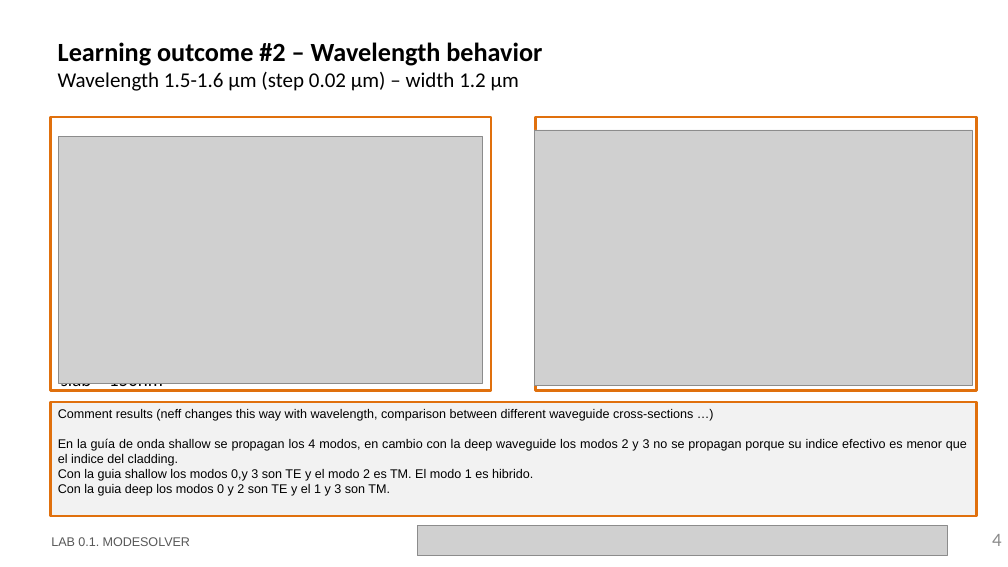
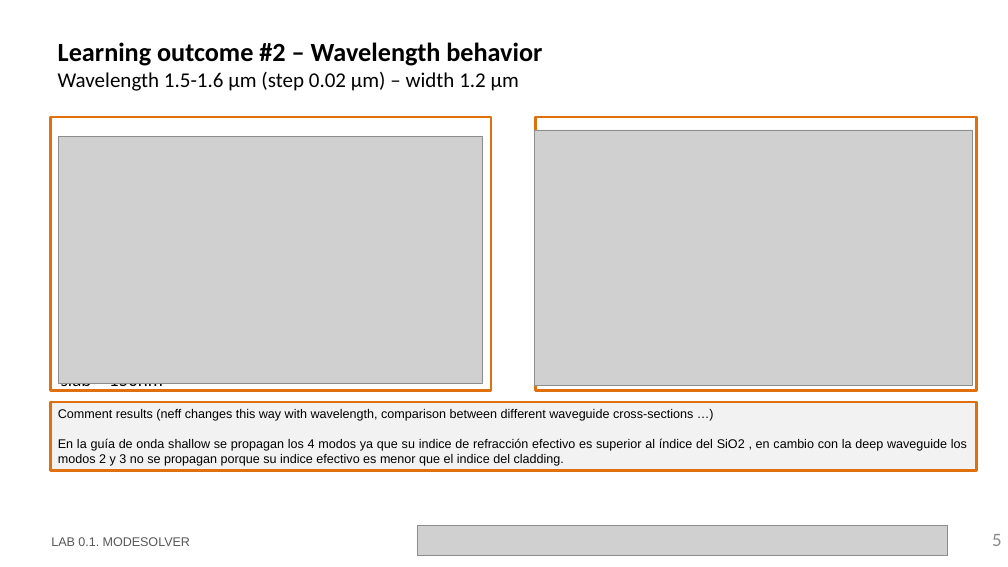
Before and after one commit to MariaJulve/pic-upv-lab0, a slide deck: slide 5 of LabBook_010.pptx (slide 4 before the commit). Drawn at 1008x567 pixels with LibreOffice and Linux fonts; fonts in the diff are those of the drawing; grey boxes stand for pictures; background and template pictures are left out. Boxes give left, top, right and bottom in pixels: in the first picture for what was removed or moved away, otherwise in the second. Text is boxed around its words. In the diff, an @@ line names an element or a change of style, - is before the commit and + after.

```diff
--- a/LabBook_010.pptx
+++ b/LabBook_010.pptx
@@ rectangle "Comment results (neff changes this ...": place and size @@
-rectangle "Comment results (neff changes this ..." at [51, 402, 977, 516]
+rectangle "Comment results (neff changes this ..." at [51, 402, 977, 471]
@@ text in rectangle at [58, 438, 967, 466]: text changed @@
-En la guía de onda shallow se propagan los 4 modos, en cambio con la deep waveguide los modos 2 y 3 no se propagan porque su indice efectivo es menor que el indice del cladding.
-Con la guia shallow los modos 0,y 3 son TE y el modo 2 es TM. El modo 1 es hibrido.
-Con la guia deep los modos 0 y 2 son TE y el 1 y 3 son TM.
+En la guía de onda shallow se propagan los 4 modos ya que su indice de refracción efectivo es superior al índice del SiO2 , en cambio con la deep waveguide los modos 2 y 3 no se propagan porque su indice efectivo es menor que el indice del cladding.
@@ page number at [992, 534, 1002, 546]: text changed @@
-4
+5
```
Also in this commit, not shown: 1 other slide changed, 2 slides added.
